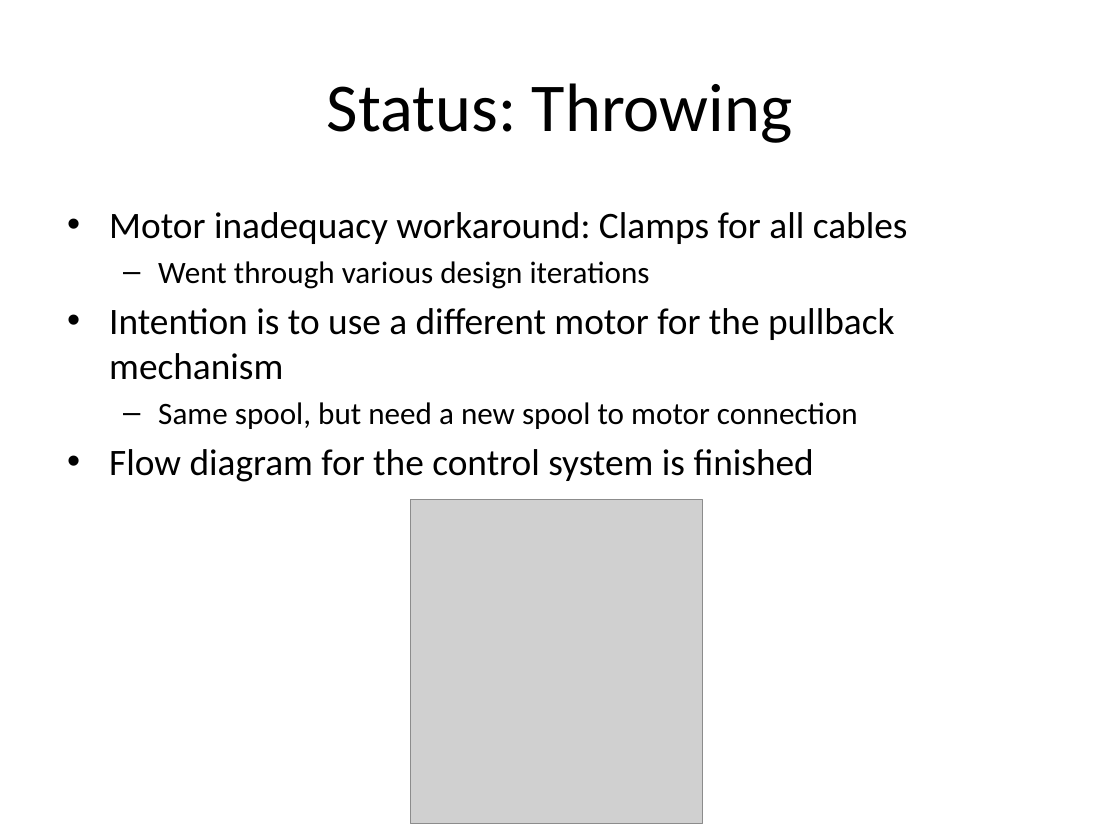
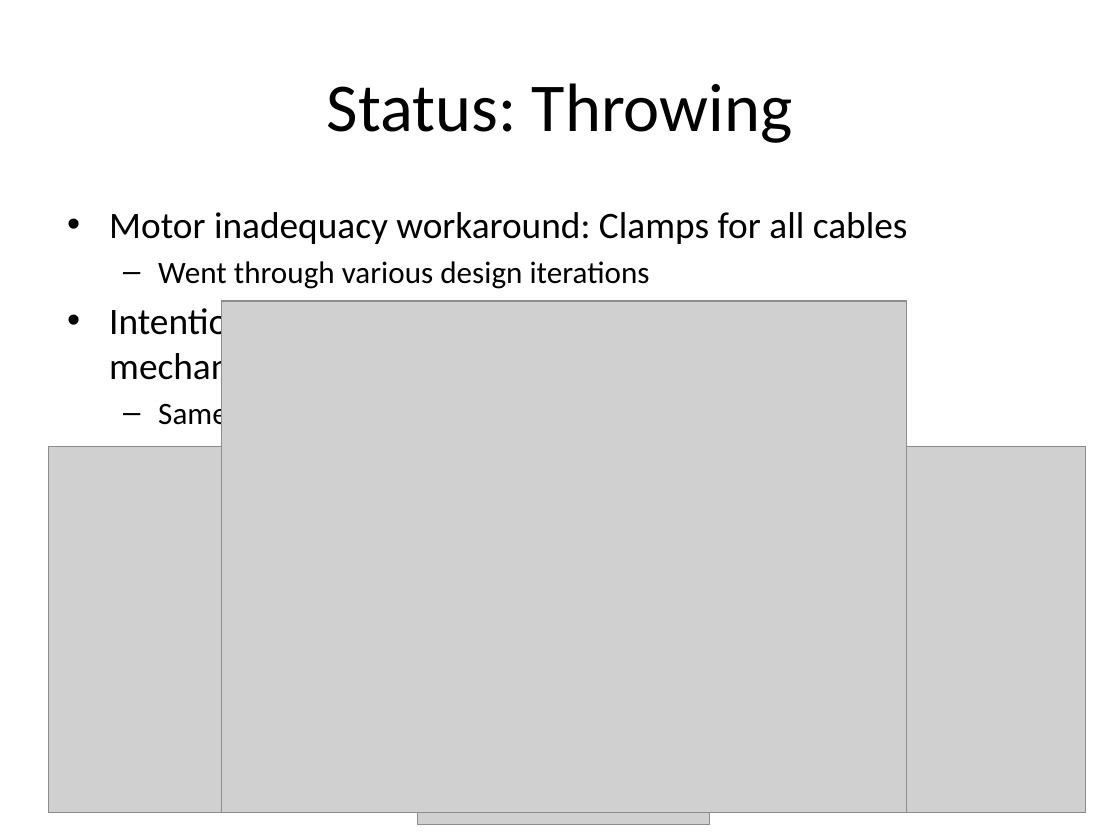
Before and after one commit to carebare47/ROCO504x, a slide deck: slide 3 of Documentation/CDR - iCatching Presentation.pptx. Drawn at 1120x840 pixels with LibreOffice and Linux fonts; fonts in the diff are those of the drawing; grey boxes stand for pictures. Boxes give left, top, right and bottom in pixels: in the first picture for what was removed or moved away, otherwise in the second. Text is boxed around its words. In the diff, an @@ line names an element or a change of style, - is before the commit and + after.

Commit message:
Updated the CDR presentation

```diff
--- a/Documentation/CDR - iCatching Presentation.pptx
+++ b/Documentation/CDR - iCatching Presentation.pptx
@@ picture added at <box>221,301,906,813</box> @@
@@ picture added at <box>48,447,539,813</box> @@
@@ picture added at <box>595,447,1085,813</box> @@
@@ picture: place and size @@
-picture at <box>410,500,702,823</box>
+picture at <box>418,501,710,824</box>
```
Also in this commit, not shown: 2 other slides changed.
